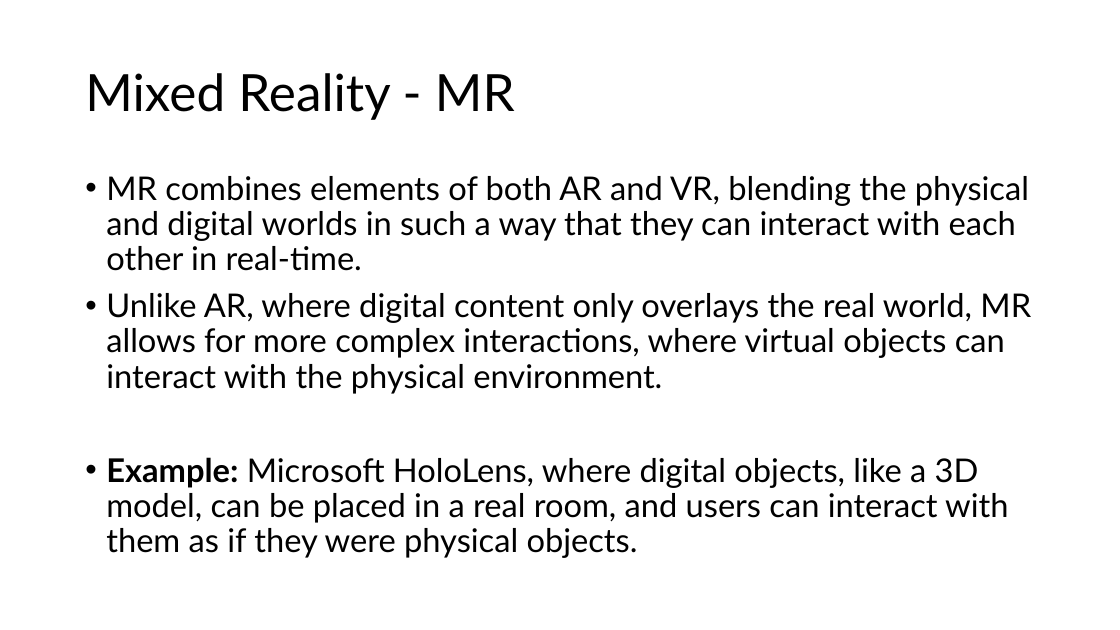
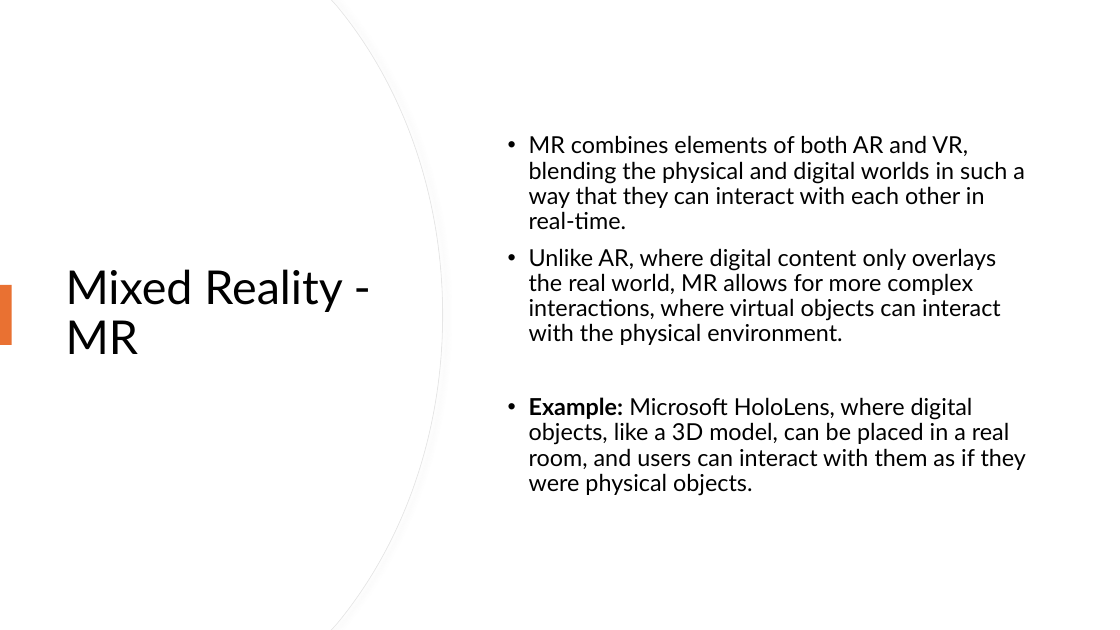
Before and after one commit to inamdarchaitanya/JPP_SIG_CP2, a slide deck: slide 8 of Documents/Introduction to Immersive Technologies.pptx (slide 7 before the commit). Drawn at 1120x630 pixels with LibreOffice and Linux fonts; fonts in the diff are those of the drawing. Boxes give left, top, right and bottom in pixels: in the first picture for what was removed or moved away, otherwise in the second. Text is boxed around its words. In the diff, an @@ line names an element or a change of style, - is before the commit and + after.

```diff
--- a/Documents/Introduction to Immersive Technologies.pptx
+++ b/Documents/Introduction to Immersive Technologies.pptx
@@ freeform shape added at (0,0,443,630), fill #FFFFFF, outline #E6E6E6 0.75 pt @@
@@ freeform shape added at (0,0,442,630), fill #FFFFFF @@
@@ text "MR combines elements of both ...": place and size @@
-text "MR combines elements of both ..." at (106,176,1031,558)
+text "MR combines elements of both ..." at (529,135,1026,496)
@@ text "MR combines elements of both ..." at (529,135,1026,496): size 28 to 20 pt; vertical alignment top to middle @@
@@ title "Mixed Reality - MR": place and size @@
-title "Mixed Reality - MR" at (85,73,515,120)
+title "Mixed Reality - MR" at (66,269,342,354)
@@ title "Mixed Reality - MR" at (66,269,342,354): size 44 to 40 pt @@
@@ rectangle added at (0,285,12,345), fill #E97132 @@
```
Also in this commit, not shown: 7 other slides changed, 2 slides added.
